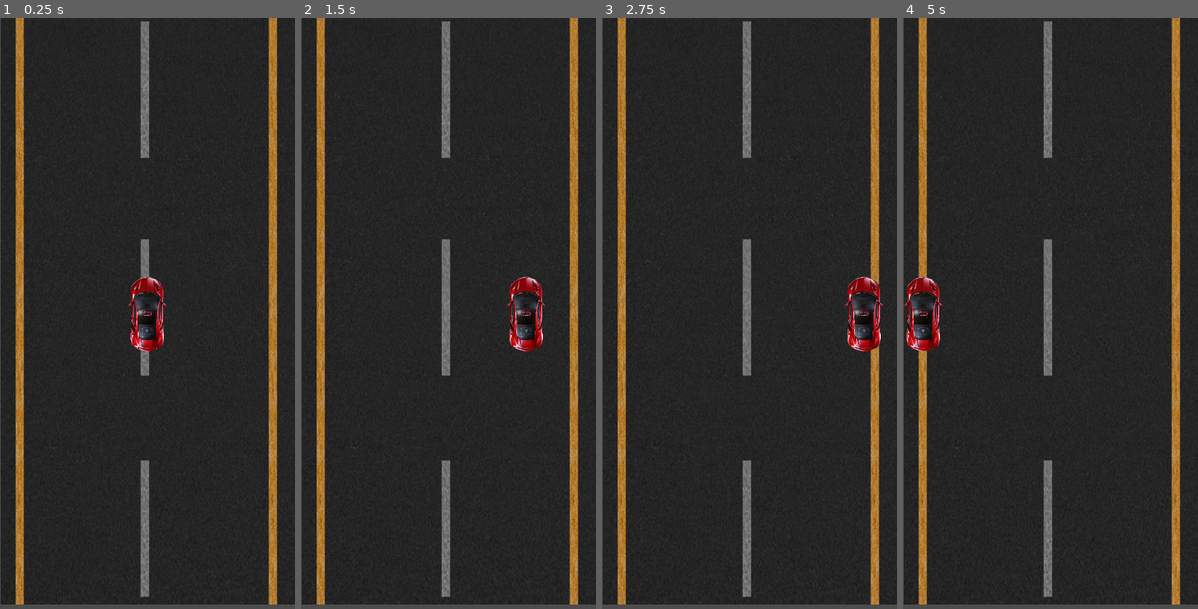
Above: before the commit, frames 1-4 (left to right).
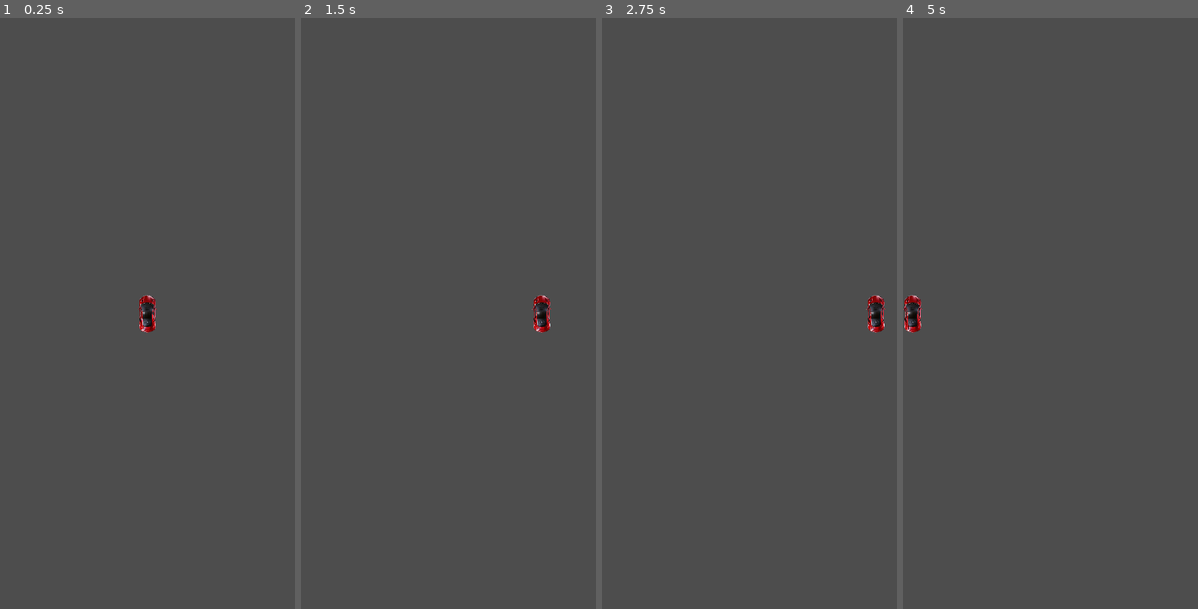
Above: after the commit, the same moments.

Repository: Fenixovvv/MiniGames
Game: Godot game, scene res://main_scene.tscn
Two runs of this game, one before a commit and one after it. Both use one fixed random seed, a clock stepped at 60 frames per second and the inputs below. The project has no main scene, so this scene is started directly.
Inputs:
- Up to frame 1 (0.25 s): no input
- Up to frame 2 (1.5 s): tap Enter at 0.5 s; hold Right (ui_right) 0.53-1.28 s; hold Left (ui_left) from 1.28 s (still down)
- Up to frame 3 (2.75 s): release Left (ui_left) at 2.03 s; hold Right (ui_right) from 2.03 s (still down)
- Up to frame 4 (5 s): release Right (ui_right) at 3.53 s; hold Left (ui_left) from 3.53 s (still down)

The runs differ from the first frame. In frame 1, 98% of the frame differs, in the area x 0-100%, y 0-100%; in frame 2, 98%; in frame 3, 98%; in frame 4, 98%.
Error after the commit: Cannot call method 'instantiate' on a null value. (res://Game.gd:10)

Commit message:
not much

Diff:
--- a/Game.gd
+++ b/Game.gd
@@ -1,24 +1,33 @@
 extends Node2D
 
+@export var road: PackedScene
 @export var car: PackedScene
-@onready var start = true
-var car_instance: Sprite2D
-var hor_vector: Vector2
+
+@onready var first_frame = true
+
+var car_instance: CharacterBody2D
+var road_instance: Sprite2D
+var road_array = [
+		road.instantiate(), road.instantiate(), road.instantiate(), road.instantiate(),
+		road.instantiate(), road.instantiate(), road.instantiate(), road.instantiate()
+		]
 
 func _ready():
 	print("READY")
+	car_instance = car.instantiate()
+	add_child(car_instance)
+	car_instance.position = Vector2(360, 720)
+
+	# Road instances with even number are on left side; with odd numbers - on right
+
+	for road_num in 8:
+		road_array[road_num].position.x = 180 + 360 * ((road_num + 1) % 2)
+		# Finish road spawn positions and check if works
+		road_array[road_num].position.y = 0
 
 func _process(delta):
-	if start:
-		car_instance = car.instantiate()
-		add_child(car_instance)
-		car_instance.position = Vector2(360, 720)
-		start = false
+	pass
 
-	if Input.is_action_pressed("ui_left") and car_instance.position.x > 55:
-		hor_vector = Vector2(-10, 0)
-	elif Input.is_action_pressed("ui_right") and car_instance.position.x < 665:
-		hor_vector = Vector2(10, 0)
 
-	car_instance.position += hor_vector
-	hor_vector = Vector2(0, 0)
+func road_managment():
+	pass
--- /dev/null
+++ b/car_character.gd
@@ -0,0 +1,34 @@
+extends Node2D
+
+var hor_vector = Vector2(0, 0)
+var car_width = 0
+
+const HOR_SPEED = 10
+const SCREEN_WIDTH = 720
+
+func _ready():
+	car_width = 49
+	print("Car width", car_width)
+
+func _process(delta):
+	movement()
+
+func movement():
+
+	if Input.is_action_pressed("ui_left"):
+		hor_vector = Vector2(-HOR_SPEED, 0)
+	elif Input.is_action_pressed("ui_right"):
+		hor_vector = Vector2(HOR_SPEED, 0)
+
+	if position.x > SCREEN_WIDTH - int(car_width / 2) or position.x < int(car_width / 2):
+		if position.x > SCREEN_WIDTH - int(car_width / 2):
+			#print(1, position.x, " > ", SCREEN_WIDTH - int(car_width / 2))
+			position.x = SCREEN_WIDTH - int(car_width / 2)
+		else:
+			#print(2)
+			position.x = int(car_width / 2)
+		hor_vector = Vector2(0, 0)
+	else:
+		hor_vector = Vector2(lerpf(hor_vector.x, 0, 0.1), 0)
+
+	position += hor_vector
--- a/car_character.tscn
+++ b/car_character.tscn
@@ -1,13 +1,22 @@
-[gd_scene load_steps=2 format=3 uid="uid://d3bhqagqp7enr"]
+[gd_scene load_steps=4 format=3 uid="uid://d3bhqagqp7enr"]
 
+[ext_resource type="Script" path="res://car_character.gd" id="1_on2hd"]
 [ext_resource type="Texture2D" uid="uid://bvlm0v17p6fp8" path="res://Sprites/car.png" id="1_sfr56"]
 
-[node name="CarCharacter" type="Sprite2D"]
+[sub_resource type="CapsuleShape2D" id="CapsuleShape2D_26l02"]
+radius = 190.909
+height = 810.0
+
+[node name="CarCharacter" type="CharacterBody2D"]
 rotation = 1.5708
 scale = Vector2(0.11, 0.11)
+script = ExtResource("1_on2hd")
+
+[node name="CarTexture" type="Sprite2D" parent="."]
+scale = Vector2(0.5, 0.5)
 texture = ExtResource("1_sfr56")
 
-[node name="Car" type="Sprite2D" parent="."]
+[node name="CollisionShape" type="CollisionShape2D" parent="."]
+position = Vector2(5, 0)
 rotation = 1.5708
-scale = Vector2(0.121773, 0.121773)
-texture = ExtResource("1_sfr56")
+shape = SubResource("CapsuleShape2D_26l02")
--- a/main_scene.tscn
+++ b/main_scene.tscn
@@ -1,14 +1,10 @@
 [gd_scene load_steps=4 format=3 uid="uid://bckmegxvaw35l"]
 
 [ext_resource type="Script" path="res://Game.gd" id="1_20a6x"]
-[ext_resource type="Texture2D" uid="uid://dke436l0fg1bx" path="res://Sprites/road.jpg" id="1_yvvib"]
 [ext_resource type="PackedScene" uid="uid://d3bhqagqp7enr" path="res://car_character.tscn" id="2_4426t"]
+[ext_resource type="PackedScene" uid="uid://costo0u7jj4er" path="res://road.tscn" id="2_jgf0o"]
 
 [node name="MainScene" type="Node2D"]
 script = ExtResource("1_20a6x")
+road = ExtResource("2_jgf0o")
 car = ExtResource("2_4426t")
-
-[node name="Sprite2D" type="Sprite2D" parent="."]
-position = Vector2(362, 713.737)
-scale = Vector2(0.866425, 1.72208)
-texture = ExtResource("1_yvvib")
--- /dev/null
+++ b/road.tscn
@@ -0,0 +1,7 @@
+[gd_scene load_steps=2 format=3 uid="uid://costo0u7jj4er"]
+
+[ext_resource type="Texture2D" uid="uid://dke436l0fg1bx" path="res://Sprites/road.jpg" id="1_lpuop"]
+
+[node name="Sprite2D" type="Sprite2D"]
+scale = Vector2(0.433, 0.868)
+texture = ExtResource("1_lpuop")
Binary file removed: Sprites/car.jpg
Not shown, removed: Sprites/car.jpg.import
